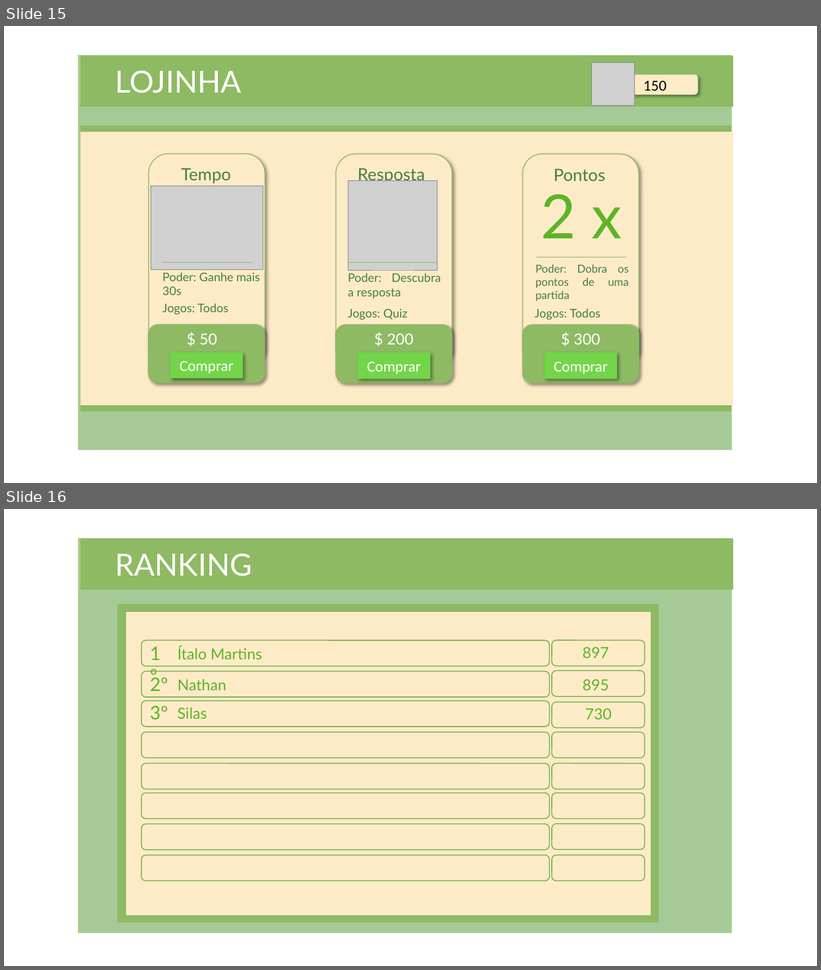
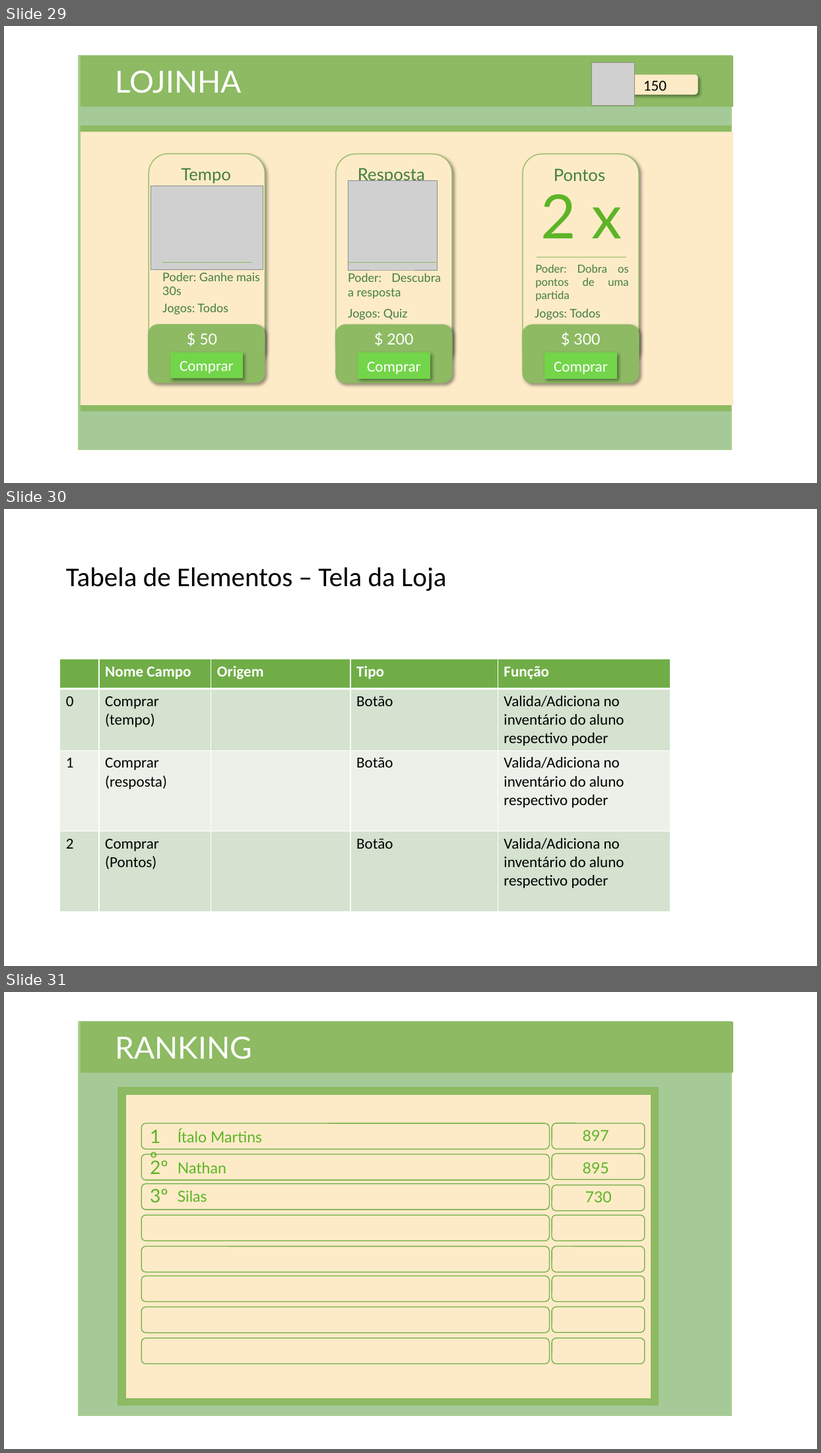
Before and after one commit to NathanReis/FTT-Recicla, a slide deck: DocumentacaoProjeto/Protótipo_Visual.pptx. Shown one above the other, each under a label of ours: slides 15 and 16 before the commit, slides 29, 30 and 31 after it. The pictures are 821x970 and 821x1453 pixels, drawn with LibreOffice and Linux fonts; fonts in the diff are those of the drawing; grey boxes stand for pictures. Boxes give left, top, right and bottom in pixels: in the first picture for what was removed or moved away, otherwise in the second. Text is boxed around its words. In the diff, an @@ line names an element or a change of style, - is before the commit and + after.

Commit message:
Adicionando a tela de acesso a tela do aluno e criando as tabela de elementos das telas

```diff
--- a/DocumentacaoProjeto/Protótipo_Visual.pptx
+++ b/DocumentacaoProjeto/Protótipo_Visual.pptx
@@ slide 30 added at box(4, 509, 817, 966), background #FFFFFF @@
@@ title added at box(66, 567, 446, 591), 32 pt, text #000000 @@
+Tabela de Elementos – Tela da Loja
@@ table added at box(60, 659, 671, 908), 4 rows, 5 columns @@
+ | Nome Campo | Origem | Tipo | Função
+0 | Comprar (tempo) |  | Botão | Valida/Adiciona no inventário do aluno respectivo poder
+1 | Comprar (resposta) |  | Botão | Valida/Adiciona no inventário do aluno respectivo poder
+2 | Comprar (Pontos) |  | Botão | Valida/Adiciona no inventário do aluno respectivo poder
@@ what was slide 15 is now slide 29 @@
@@ what was slide 16 is now slide 31 @@
```
Also in this commit, not shown: 3 slides changed, 18 other slides added, 1 other file.
